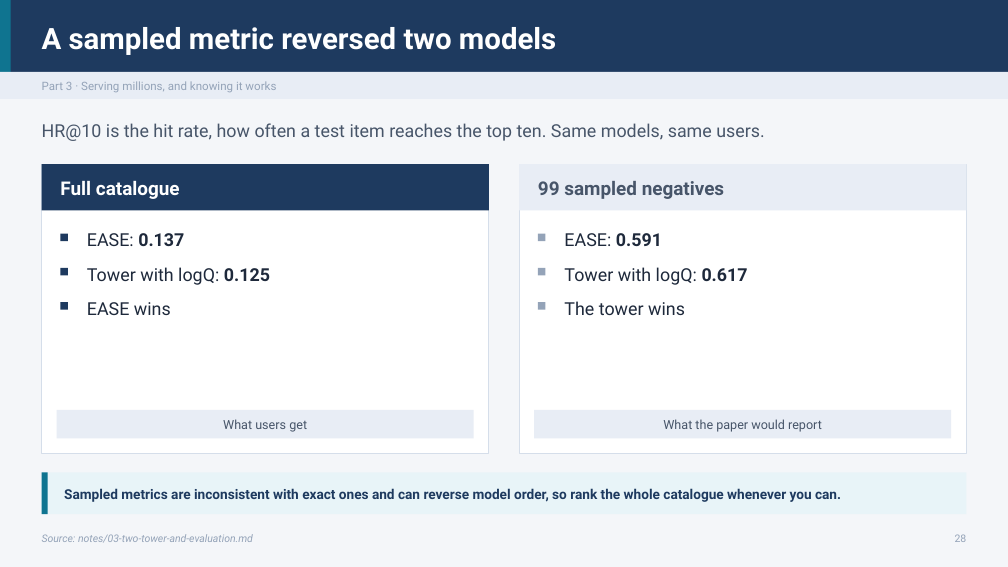
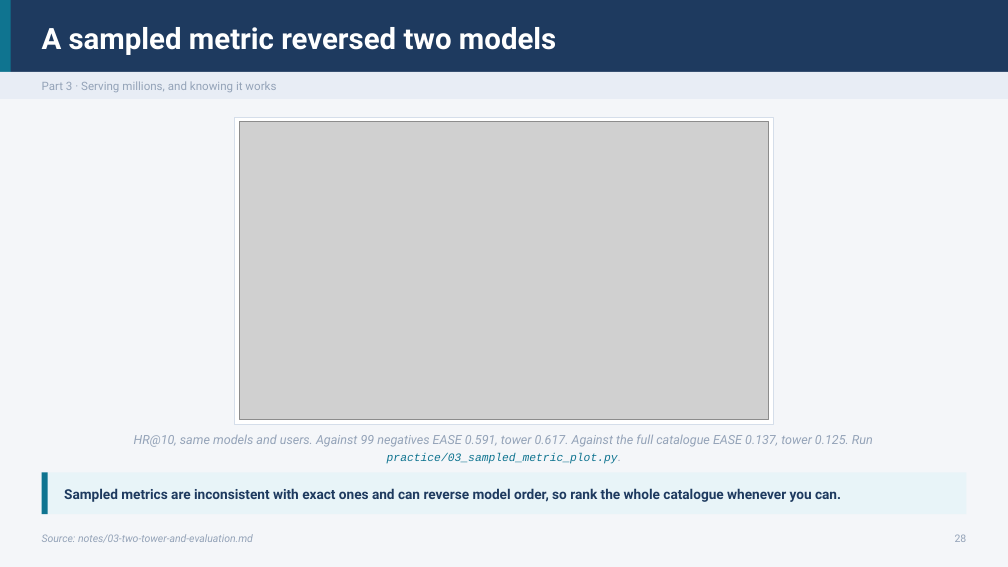
Before and after one commit to ramseywise/learn-ai-engineering, a slide deck: slide 28 of data-science/05-time-series-and-recommenders/slides/time-series-and-recommenders.pptx. Drawn at 1008x567 pixels with LibreOffice and Linux fonts; fonts in the diff are those of the drawing; grey boxes stand for pictures. Boxes give left, top, right and bottom in pixels: in the first picture for what was removed or moved away, otherwise in the second. Text is boxed around its words. In the diff, an @@ line names an element or a change of style, - is before the commit and + after.

```diff
--- a/data-science/05-time-series-and-recommenders/slides/time-series-and-recommenders.pptx
+++ b/data-science/05-time-series-and-recommenders/slides/time-series-and-recommenders.pptx
@@ rectangle: place and size @@
-rectangle at bbox=[42, 164, 489, 454]
+rectangle at bbox=[234, 117, 773, 424]
@@ text removed at bbox=[42, 123, 765, 141] @@
-HR@10 is the hit rate, how often a test item reaches the top ten. Same models, same users.
@@ picture added at bbox=[239, 122, 768, 420] @@
@@ rectangle removed at bbox=[42, 164, 489, 210] @@
@@ rectangle removed at bbox=[520, 164, 967, 454] @@
@@ rectangle removed at bbox=[520, 164, 967, 210] @@
@@ text removed at bbox=[60, 181, 180, 199] @@
-Full catalogue
@@ text removed at bbox=[538, 181, 724, 199] @@
-99 sampled negatives
@@ rectangle removed at bbox=[60, 234, 68, 241] @@
@@ text removed at bbox=[87, 233, 184, 246] @@
-EASE: 0.137
@@ rectangle removed at bbox=[538, 234, 546, 241] @@
@@ text removed at bbox=[564, 233, 662, 246] @@
-EASE: 0.591
@@ rectangle removed at bbox=[60, 268, 68, 275] @@
@@ text removed at bbox=[87, 267, 270, 285] @@
-Tower with logQ: 0.125
@@ rectangle removed at bbox=[538, 268, 546, 275] @@
@@ text removed at bbox=[564, 267, 748, 285] @@
-Tower with logQ: 0.617
@@ rectangle removed at bbox=[60, 302, 68, 310] @@
@@ text removed at bbox=[87, 302, 171, 315] @@
-EASE wins
@@ rectangle removed at bbox=[538, 302, 546, 310] @@
@@ text removed at bbox=[564, 301, 685, 315] @@
-The tower wins
@@ rectangle removed at bbox=[57, 410, 474, 439] @@
@@ text removed at bbox=[223, 419, 307, 432] @@
-What users get
@@ rectangle removed at bbox=[535, 410, 952, 439] @@
@@ text removed at bbox=[663, 419, 822, 432] @@
-What the paper would report
@@ text added at bbox=[134, 434, 873, 464], 12 pt, text #94A3B8, italic @@
+HR@10, same models and users. Against 99 negatives EASE 0.591, tower 0.617. Against the full catalogue EASE 0.137, tower 0.125. Run practice/03_sampled_metric_plot.py.
```
Also in this commit, not shown: 1 other slide changed, 30 other files.
